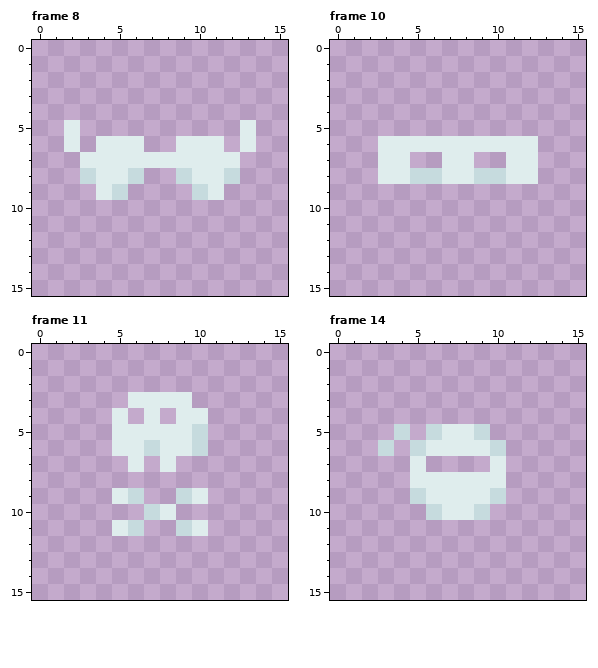
File history of a pixel-art file, public/assets/graphics/snek-wearable-icons.ase. Above, as it was before the edit.
16x16 pixels, 23 frames. Shown: frame 8, frame 10, frame 11, frame 14. The commit also changed other frames, which this record leaves out.
The result:
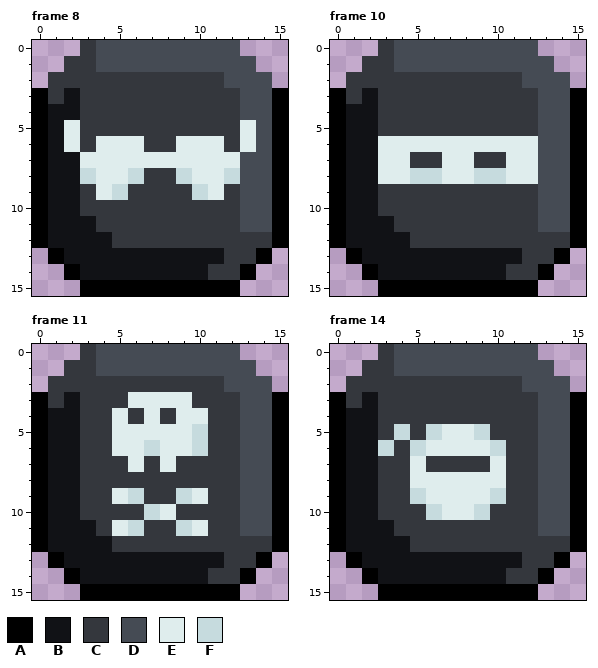
Palette (. is transparent): A #000000  B #111216  C #34373d  D #454b54  E #dfeded  F #c6dbde
Message: add wearables menu
Edits made:
layer "button-bg" now shown
--- frame 8, layer "button-bg"
@@ x 0..15 @@
- 0 ................
- 1 ................
- 2 ................
- 3 ................
- 4 ................
- 5 ..E..........E..
- 6 ..E.EEE..EEE.E..
- 7 ...EEEEEEEEEE...
- 8 ...FEEF..FEEF...
- 9 ....EF....FE....
-10 ................
-11 ................
-12 ................
-13 ................
-14 ................
-15 ................
+ 0 ...CDDDDDDDDD...
+ 1 ..CCDDDDDDDDDD..
+ 2 .CCCCCCCCCCCDDD.
+ 3 ACBCCCCCCCCCCDDA
+ 4 ABBCCCCCCCCCCDDA
+ 5 ABECCCCCCCCCCEDA
+ 6 ABECEEECCEEECEDA
+ 7 ABBEEEEEEEEEEDDA
+ 8 ABBFEEFCCFEEFDDA
+ 9 ABBCEFCCCCFECDDA
+10 ABBCCCCCCCCCCDDA
+11 ABBBCCCCCCCCCDDA
+12 ABBBBCCCCCCCCCCA
+13 .ABBBBBBBBBBCCA.
+14 ..ABBBBBBBBCCA..
+15 ...AAAAAAAAAA...
--- frame 10, layer "button-bg"
@@ x 0..15 @@
- 0 ................
- 1 ................
- 2 ................
- 3 ................
- 4 ................
- 5 ................
- 6 ...EEEEEEEEEE...
- 7 ...EE..EE..EE...
- 8 ...EEFFEEFFEE...
- 9 ................
-10 ................
-11 ................
-12 ................
-13 ................
-14 ................
-15 ................
+ 0 ...CDDDDDDDDD...
+ 1 ..CCDDDDDDDDDD..
+ 2 .CCCCCCCCCCCDDD.
+ 3 ACBCCCCCCCCCCDDA
+ 4 ABBCCCCCCCCCCDDA
+ 5 ABBCCCCCCCCCCDDA
+ 6 ABBEEEEEEEEEEDDA
+ 7 ABBEECCEECCEEDDA
+ 8 ABBEEFFEEFFEEDDA
+ 9 ABBCCCCCCCCCCDDA
+10 ABBCCCCCCCCCCDDA
+11 ABBBCCCCCCCCCDDA
+12 ABBBBCCCCCCCCCCA
+13 .ABBBBBBBBBBCCA.
+14 ..ABBBBBBBBCCA..
+15 ...AAAAAAAAAA...
--- frame 11, layer "button-bg"
@@ x 0..15 @@
- 0 ................
- 1 ................
- 2 ................
- 3 ......EEEE......
- 4 .....E.E.EE.....
- 5 .....EEEEEF.....
- 6 .....EEFEEF.....
- 7 ......E.E.......
- 8 ................
- 9 .....EF..FE.....
-10 .......FE.......
-11 .....EF..FE.....
-12 ................
-13 ................
-14 ................
-15 ................
+ 0 ...CDDDDDDDDD...
+ 1 ..CCDDDDDDDDDD..
+ 2 .CCCCCCCCCCCDDD.
+ 3 ACBCCCEEEECCCDDA
+ 4 ABBCCECECEECCDDA
+ 5 ABBCCEEEEEFCCDDA
+ 6 ABBCCEEFEEFCCDDA
+ 7 ABBCCCECECCCCDDA
+ 8 ABBCCCCCCCCCCDDA
+ 9 ABBCCEFCCFECCDDA
+10 ABBCCCCFECCCCDDA
+11 ABBBCEFCCFECCDDA
+12 ABBBBCCCCCCCCCCA
+13 .ABBBBBBBBBBCCA.
+14 ..ABBBBBBBBCCA..
+15 ...AAAAAAAAAA...
--- frame 14, layer "button-bg"
@@ x 0..15 @@
- 0 ................
- 1 ................
- 2 ................
- 3 ................
- 4 ................
- 5 ....F.FEEF......
- 6 ...F.FEEEEF.....
- 7 .....E....E.....
- 8 .....EEEEEE.....
- 9 .....FEEEEF.....
-10 ......FEEF......
-11 ................
-12 ................
-13 ................
-14 ................
-15 ................
+ 0 ...CDDDDDDDDD...
+ 1 ..CCDDDDDDDDDD..
+ 2 .CCCCCCCCCCCDDD.
+ 3 ACBCCCCCCCCCCDDA
+ 4 ABBCCCCCCCCCCDDA
+ 5 ABBCFCFEEFCCCDDA
+ 6 ABBFCFEEEEFCCDDA
+ 7 ABBCCECCCCECCDDA
+ 8 ABBCCEEEEEECCDDA
+ 9 ABBCCFEEEEFCCDDA
+10 ABBCCCFEEFCCCDDA
+11 ABBBCCCCCCCCCDDA
+12 ABBBBCCCCCCCCCCA
+13 .ABBBBBBBBBBCCA.
+14 ..ABBBBBBBBCCA..
+15 ...AAAAAAAAAA...
Pixel boxes of the changes (left, top, right, bottom) in both pictures:
added: (32, 40, 288, 296)
added: (330, 40, 586, 296)
added: (32, 344, 288, 600)
added: (330, 344, 586, 600)
